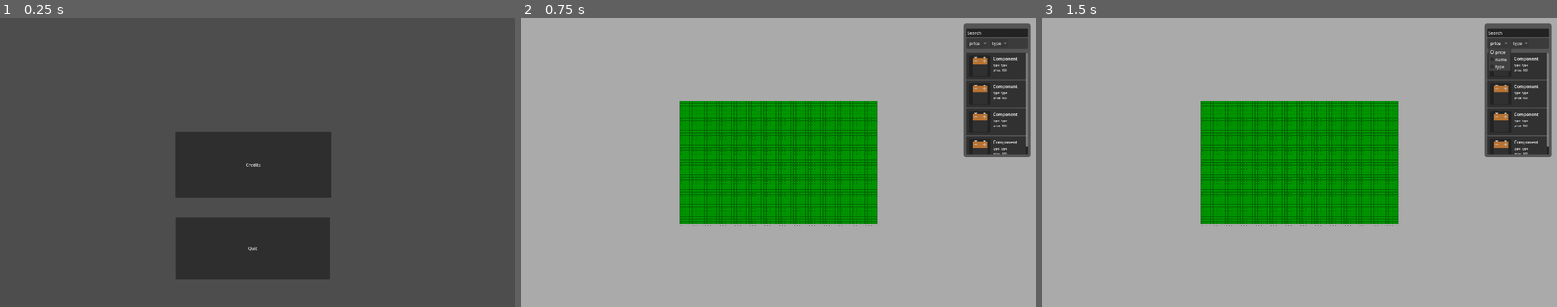
Above: before the commit, frames 1-3 (left to right).
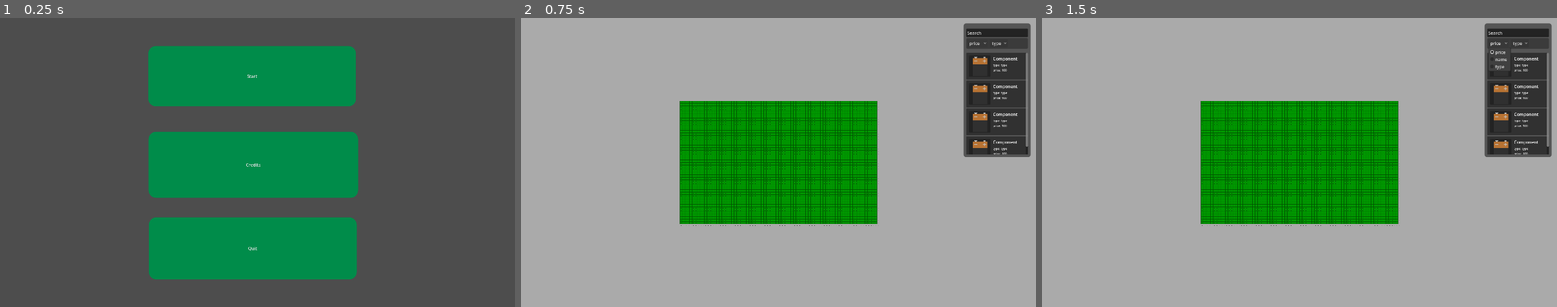
Above: after the commit, the same moments.

Repository: kankern69-max/game-godot
Game: Godot game, scene res://main_menu.tscn
The game is run twice, just before and just after one commit, with the same random seed, the same clock (stepped at 60 frames per second) and the same inputs.
Inputs (mouse positions are in pixels of both pictures, inside the frame that each line leads up to):
- Up to frame 1 (0.25 s): no input
- Up to frame 2 (0.75 s): click (773, 75) at 0.5 s
- Up to frame 3 (1.5 s): click "price" at 1.25 s

The runs differ from the first frame. In frame 1, 26% of the frame differs, in the area x 28-70%, y 9-91%; in frame 2, nothing differs; in frame 3, nothing differs.

Commit message:
Fixed the main  menu
Fixed the main menu, gave it color and fuction

Diff:
--- a/pcd-desinger-v-1/main_menu.tscn
+++ b/pcd-desinger-v-1/main_menu.tscn
@@ -1,6 +1,36 @@
 [gd_scene format=3 uid="uid://dhj2y5ytp777n"]
 
 [ext_resource type="Script" uid="uid://c27t5ucvcgikb" path="res://main_menu.gd" id="1_06t4h"]
+
+[sub_resource type="StyleBoxFlat" id="StyleBoxFlat_7vrkn"]
+bg_color = Color(0, 0.54901963, 0.2901961, 1)
+corner_radius_top_left = 28
+corner_radius_top_right = 28
+corner_radius_bottom_right = 28
+corner_radius_bottom_left = 28
+corner_detail = 20
+expand_margin_left = 100.0
+expand_margin_right = 100.0
+
+[sub_resource type="StyleBoxFlat" id="StyleBoxFlat_06t4h"]
+
+[sub_resource type="StyleBoxFlat" id="StyleBoxFlat_fu7sn"]
+bg_color = Color(0, 0.54901963, 0.2901961, 1)
+corner_radius_top_left = 28
+corner_radius_top_right = 28
+corner_radius_bottom_right = 28
+corner_radius_bottom_left = 28
+expand_margin_left = 100.0
+expand_margin_right = 100.0
+
+[sub_resource type="StyleBoxFlat" id="StyleBoxFlat_jix8l"]
+bg_color = Color(0, 0.54901963, 0.2901961, 1)
+corner_radius_top_left = 28
+corner_radius_top_right = 28
+corner_radius_bottom_right = 28
+corner_radius_bottom_left = 28
+expand_margin_left = 100.0
+expand_margin_right = 100.0
 
 [node name="Main Menu" type="Control" unique_id=1019774288]
 layout_mode = 3
@@ -16,12 +46,15 @@
 grow_vertical = 2
 mouse_filter = 2
 
-[node name="Start" type="TextureButton" parent="." unique_id=358572145]
+[node name="Start" type="Button" parent="." unique_id=488644684]
 layout_mode = 0
 offset_left = 653.0
 offset_top = 105.0
 offset_right = 1227.0
 offset_bottom = 330.0
+theme_override_styles/normal = SubResource("StyleBoxFlat_7vrkn")
+theme_override_styles/normal_mirrored = SubResource("StyleBoxFlat_06t4h")
+text = "Start"
 
 [node name="Quit" type="Button" parent="." unique_id=1824048329]
 layout_mode = 0
@@ -29,6 +62,7 @@
 offset_top = 745.0
 offset_right = 1230.0
 offset_bottom = 977.0
+theme_override_styles/normal = SubResource("StyleBoxFlat_fu7sn")
 text = "Quit"
 
 [node name="Credits" type="Button" parent="." unique_id=1210527748]
@@ -37,6 +71,7 @@
 offset_top = 425.0
 offset_right = 1235.0
 offset_bottom = 672.0
+theme_override_styles/normal = SubResource("StyleBoxFlat_jix8l")
 text = "Credits"
 
 [connection signal="pressed" from="Start" to="." method="_on_start_pressed"]
Not shown, removed: pcd-desinger-v-1/components/Achtergrond_knop.png.import
